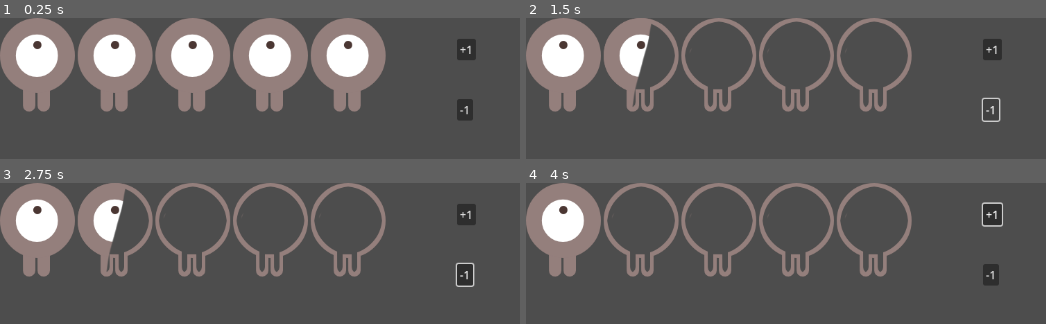
Above: before the commit, frames 1-4 (two rows, left to right).
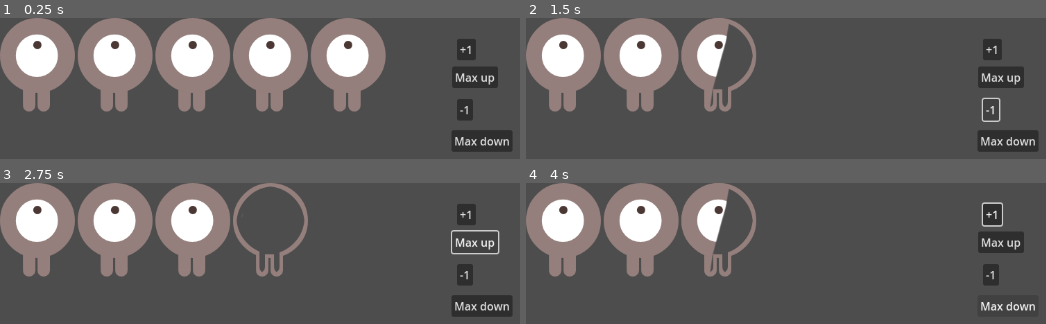
Above: after the commit, the same moments.

Repository: miyo6032/ProjectGodotWild63
Game: Godot game, scene res://prototype/scenes/health_bar_test.tscn
The game is run twice, just before and just after one commit, with the same random seed, the same clock (stepped at 60 frames per second) and the same inputs. This scene is started directly instead of the project's main scene.
Inputs (mouse positions are in pixels of both pictures, inside the frame that each line leads up to):
- Up to frame 1 (0.25 s): no input
- Up to frame 2 (1.5 s): click "+1" at 0.5 s; click "-1" at 1.25 s
- Up to frame 3 (2.75 s): click (473, 242) at 2 s, where only the run after the commit has a clickable "Max up"
- Up to frame 4 (4 s): click (1009, 305) at 2.75 s, where only the run after the commit has a clickable "Max down"; tap Enter at 3.5 s; hold D (move_right) from 3.53 s (still down); tap Tab at 3.6 s

The runs differ from the first frame. In frame 1, 2.9% of the frame differs, in the area x 86-99%, y 34-96%; in frame 2, 12%; in frame 3, 12%; in frame 4, 13%, in the area x 15-98%, y 0-91%.

Commit message:
add health to main test scene

Diff:
--- a/HealthBar.gd
+++ b/HealthBar.gd
@@ -1,38 +1,22 @@
 extends HBoxContainer
-
-enum MODES {simple, empty, partial}
 
 @export var heart_full: Texture2D
 @export var heart_half: Texture2D
 @export var heart_empty: Texture2D
 
-@export var mode = MODES.simple
+@export var hearts_to_show = 5
 
-func update_health(value):
-    match mode:
-        MODES.simple:
-            update_simple(value)
-        MODES.empty:
-            update_empty(value)
-        MODES.partial:
-            update_partial(value)
+func _ready():
+    for i in hearts_to_show:
+        add_child(TextureRect.new())
 
-func update_simple(value):
+func update_health(health, max_health):
     for i in get_child_count():
-        get_child(i).visible = value > i
-
-func update_empty(value):
-    for i in get_child_count():
-        if value > i:
+        if health > i * 2 + 1:
             get_child(i).texture = heart_full
+        elif health > i * 2:
+            get_child(i).texture = heart_half
+        elif max_health > i * 2:
+            get_child(i).texture = heart_empty
         else:
-            get_child(i).texture = heart_empty
-
-func update_partial(value):
-    for i in get_child_count():
-        if value > i * 2 + 1:
-            get_child(i).texture = heart_full
-        elif value > i * 2:
-            get_child(i).texture = heart_half
-        else:
-            get_child(i).texture = heart_empty
+            get_child(i).texture = null
--- a/HealthBarTest.gd
+++ b/HealthBarTest.gd
@@ -2,12 +2,26 @@
 
 @onready var health_bar = $HealthBar
 
-var health = 3
+var health = 6
+var max_health = 6
 
 func _on_button_2_pressed():
     health -= 1
-    health_bar.update_health(health)
+    health_bar.update_health(health, max_health)
 
 func _on_button_pressed():
     health += 1
-    health_bar.update_health(health)
+    if health > max_health:
+        health = max_health
+    health_bar.update_health(health, max_health)
+
+func _on_max_health_down_pressed():
+    max_health -= 1
+    if health > max_health:
+        health = max_health
+    health_bar.update_health(health, max_health)
+
+func _on_max_health_up_pressed():
+    max_health += 1
+    health += 1
+    health_bar.update_health(health, max_health)
--- a/MobPrototype.gd
+++ b/MobPrototype.gd
@@ -21,7 +21,7 @@
 
 func damage():
     if overlap_area:
-        overlap_area.damage(1)
+        overlap_area.damage({damage = 1})
 
 func _on_damage_area_area_entered(area):
     overlap_area = area
--- a/PrototypePlayer.gd
+++ b/PrototypePlayer.gd
@@ -2,8 +2,8 @@
 
 class_name PrototypePlayer
 
-# signal hit
 signal on_end_invulnerability
+signal update_health(health, max_health)
 
 const STOP_LAG = 8.0
 const MOVE_LAG = 16.0
@@ -23,7 +23,6 @@
     if direction.x != 0:
         $AnimatedSprite2D.animation = "walk"
         $AnimatedSprite2D.flip_v = false
-        # See the note below about boolean assignment.
         $AnimatedSprite2D.flip_h = direction.x < 0
     elif direction.y != 0:
         $AnimatedSprite2D.animation = "up"
@@ -40,22 +39,21 @@
 
     move_and_slide()
 
-# func _on_body_entered(body):
-    # hide() # Player disappears after being hit.
-    # hit.emit()
-    # Must be deferred as we can't change physics properties on a physics callback.
-    # $CollisionShape2D.set_deferred("disabled", true)
+@export var max_health = 6
+@export var health = 6
 
-func start(pos):
-    position = pos
-    show()
-    $CollisionShape2D.disabled = false
+func _ready():
+    update_health.emit(health, max_health)
 
 func _on_enemy_collision_detection_on_damage(damage_info):
     print("player damaged" + str(damage_info))
     damageable.invulnerable = true
     animation_player.stop()
     animation_player.play("hit")
+    health -= damage_info.damage
+    update_health.emit(health, max_health)
+    if health <= 0:
+        print("u died!")
 
 func end_invulnerability():
     damageable.invulnerable = false
--- a/prototype/scenes/health_bar_test.tscn
+++ b/prototype/scenes/health_bar_test.tscn
@@ -14,7 +14,6 @@
 
 [node name="HealthBar" parent="." instance=ExtResource("2_gc815")]
 layout_mode = 0
-mode = 2
 
 [node name="Button" type="Button" parent="."]
 layout_mode = 0
@@ -32,5 +31,23 @@
 offset_bottom = 148.0
 text = "-1"
 
+[node name="MaxHealthUp" type="Button" parent="."]
+layout_mode = 0
+offset_left = 652.0
+offset_top = 70.0
+offset_right = 718.0
+offset_bottom = 101.0
+text = "Max up"
+
+[node name="MaxHealthDown" type="Button" parent="."]
+layout_mode = 0
+offset_left = 651.0
+offset_top = 162.0
+offset_right = 739.0
+offset_bottom = 193.0
+text = "Max down"
+
 [connection signal="pressed" from="Button" to="." method="_on_button_pressed"]
 [connection signal="pressed" from="Button2" to="." method="_on_button_2_pressed"]
+[connection signal="pressed" from="MaxHealthUp" to="." method="_on_max_health_up_pressed"]
+[connection signal="pressed" from="MaxHealthDown" to="." method="_on_max_health_down_pressed"]
--- a/prototype/scenes/main_prototype.tscn
+++ b/prototype/scenes/main_prototype.tscn
@@ -1,8 +1,9 @@
-[gd_scene load_steps=5 format=3 uid="uid://bffxvdcjou815"]
+[gd_scene load_steps=6 format=3 uid="uid://bffxvdcjou815"]
 
 [ext_resource type="PackedScene" uid="uid://dnfdonmgt4v56" path="res://prototype/scenes/prototype_player.tscn" id="1_g5se6"]
 [ext_resource type="Script" path="res://scripts/GameConsole.gd" id="2_fcv8r"]
 [ext_resource type="PackedScene" uid="uid://8biqi748t7l3" path="res://prototype/scenes/mob_prototype.tscn" id="3_gek6n"]
+[ext_resource type="PackedScene" uid="uid://cv4jphlnle64m" path="res://prototype/scenes/health_bar.tscn" id="4_nueca"]
 
 [sub_resource type="RectangleShape2D" id="RectangleShape2D_3rnrv"]
 size = Vector2(200, 200)
@@ -24,3 +25,9 @@
 [node name="CollisionShape2D" type="CollisionShape2D" parent="TestObstacle"]
 position = Vector2(435, 149)
 shape = SubResource("RectangleShape2D_3rnrv")
+
+[node name="HealthBar" parent="." instance=ExtResource("4_nueca")]
+offset_right = 556.0
+offset_bottom = 135.0
+
+[connection signal="update_health" from="PrototypePlayer" to="HealthBar" method="update_health"]
